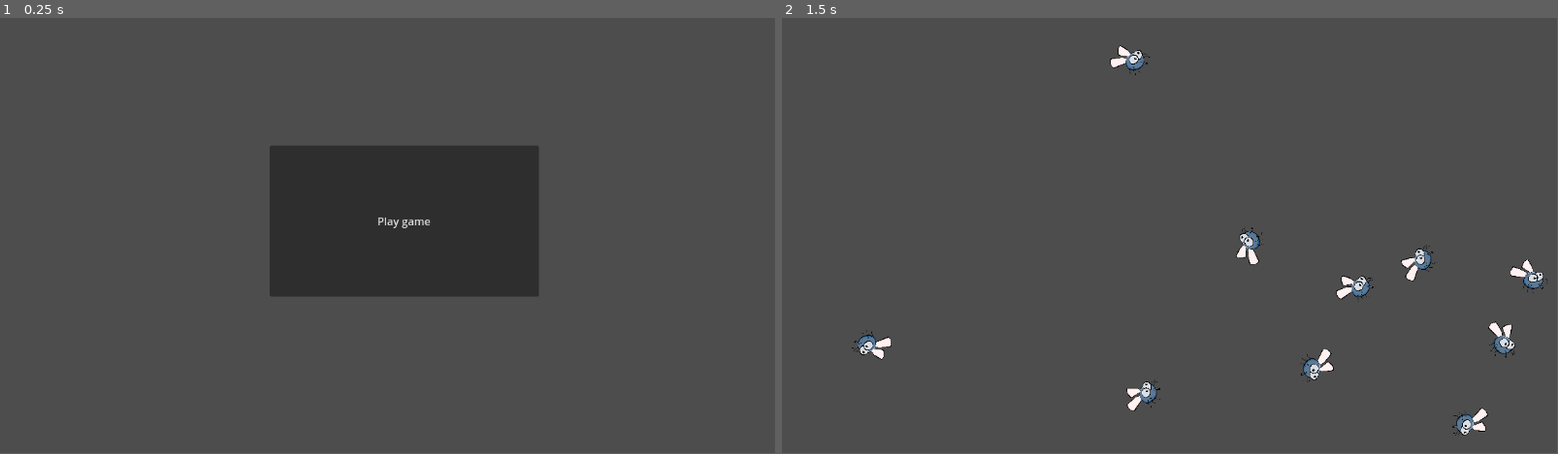
Above: before the commit, frames 1-2 (left to right).
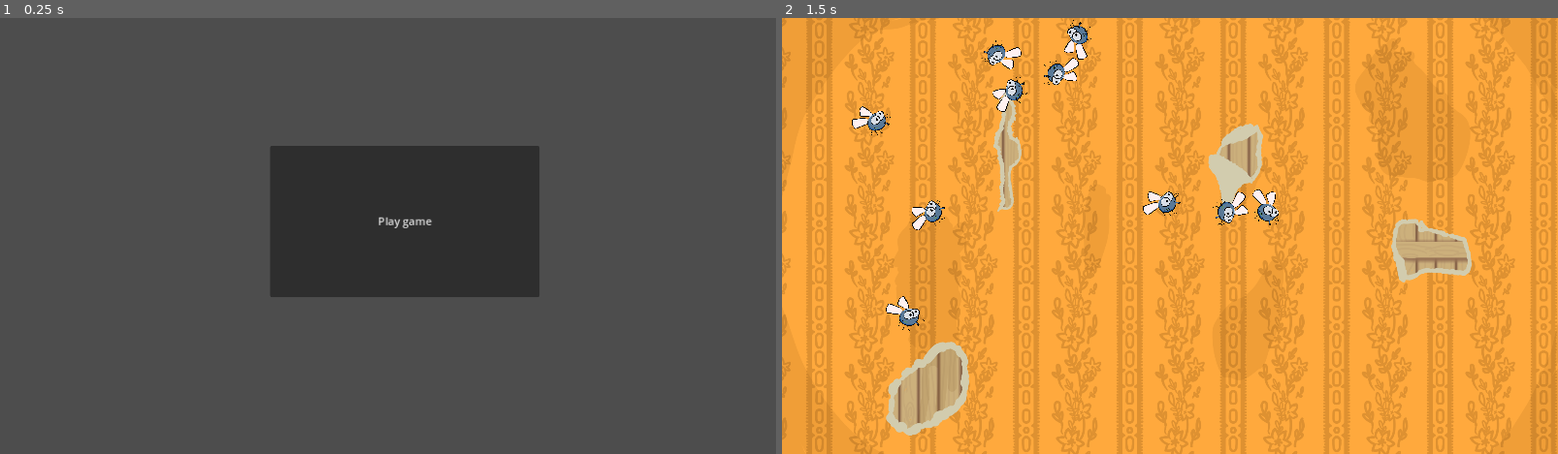
Above: after the commit, the same moments.

Repository: charlottebecconsall/fly-on-the-wall
Game: Godot game, scene res://menu.tscn
Two runs of this game, one before a commit and one after it. Both use one fixed random seed, a clock stepped at 60 frames per second and the inputs below.
Inputs:
- Up to frame 1 (0.25 s): no input
- Up to frame 2 (1.5 s): click "Play game" at 0.5 s; tap Enter at 1.25 s
In our replay, the window is 799x449 before the commit and 800x450 after it. These sizes can differ from the game's own. Grey fills any space a smaller window leaves; there, only what the larger window draws over its background counts as a difference.

The runs differ from the first frame. In frame 1, less than 0.1% of the frame differs, in the area x 48-56%, y 45-49%; in frame 2, 100%, in the area x 0-100%, y 0-100%.

Commit message:
Add wallpaper and make window stretch content

Diff:
--- a/main_game.tscn
+++ b/main_game.tscn
@@ -1,8 +1,21 @@
-[gd_scene load_steps=2 format=3 uid="uid://c82vnjvdrx6x4"]
+[gd_scene load_steps=3 format=3 uid="uid://5rfrvaddl4vi"]
 
 [ext_resource type="Script" path="res://main_game.gd" id="1_b0obm"]
+[ext_resource type="Texture2D" uid="uid://dcph6fxd21w4n" path="res://assets/art/Wallpaper.png" id="2_4h7wb"]
 
 [node name="MainGame" type="Node2D"]
 script = ExtResource("1_b0obm")
 
 [node name="Node2D" type="Node2D" parent="."]
+
+[node name="CanvasLayer" type="CanvasLayer" parent="."]
+layer = -128
+
+[node name="TextureRect" type="TextureRect" parent="CanvasLayer"]
+anchors_preset = 15
+anchor_right = 1.0
+anchor_bottom = 1.0
+grow_horizontal = 2
+grow_vertical = 2
+texture = ExtResource("2_4h7wb")
+expand_mode = 1
--- a/project.godot
+++ b/project.godot
@@ -14,3 +14,7 @@
 run/main_scene="res://menu.tscn"
 config/features=PackedStringArray("4.3", "Forward Plus")
 config/icon="res://icon.svg"
+
+[display]
+
+window/stretch/mode="canvas_items"
Binary file added: assets/art/Wallpaper.png
Not shown, added: assets/art/Wallpaper.png.import
